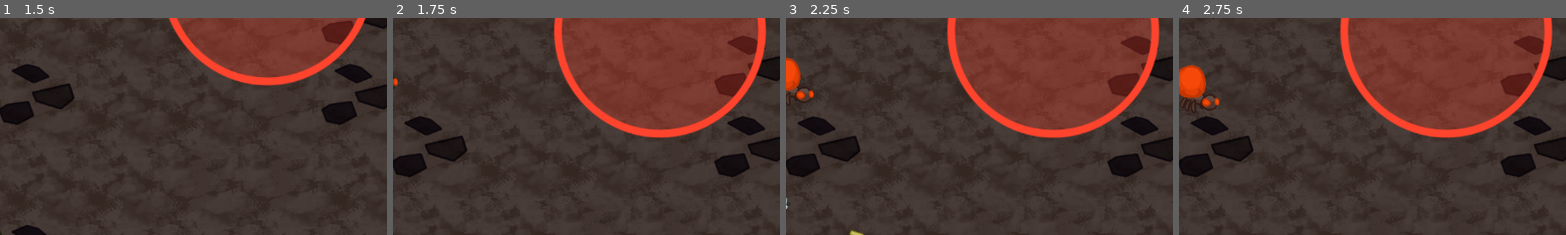
Above: before the commit, frames 1-4 (left to right).
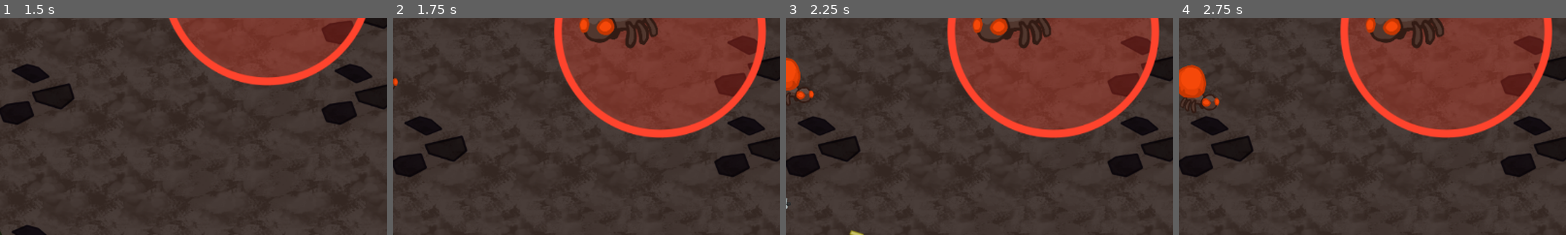
Above: after the commit, the same moments.

Repository: nuzcraft/gdfg-team-4
Game: Godot game, scene res://scenes/title.tscn
Same seed, same stepped clock (60 frames per second), same inputs: the game is played once before the commit and once after it.
Inputs (mouse positions are % of the whole screen's width and height, from its top left):
- Up to frame 1 (1.5 s): click "Play" at 0.5 s; tap Enter at 1.25 s; move the mouse to (45, 70) at 1.27 s; hold W (up) from 1.28 s (still down); tap Space (primaryAction) at 1.35 s; click (45, 70) at 1.42 s
- Up to frame 2 (1.75 s): keep holding W (up)
- Up to frame 3 (2.25 s): release W (up) at 2 s; drag from (80, 65) to (85, 3) at 2.02 s
- Up to frame 4 (2.75 s): no input
The pictures show only the part of the screen within x 50-100%, y 0-50%; the shares and areas given below are measured in that part.

Frame 1 is identical in both runs. In frame 2, 2.0% of the frame differs, in the area x 48-69%, y 0-15%; in frame 3, 2.0%; in frame 4, 2.0%.

Commit message:
splitting enemy (#47)
* adds splitting component to level1 with starting lava_ant

* adds spliting_enemy scene and script

* finishes splitting enemy

* moves SplittingEnemy to child of Enemies and some other changes

* moves projectile script into /scenes

* updates projectile scene script path

* refactors projectile.weapon property to use WeaponData class

* deletes unneeded signal connect

Diff:
--- a/projectile.gd
+++ /dev/null
@@ -1,30 +0,0 @@
-extends Area2D
-class_name Projectile
-
-var weapon: Weapon
-var ttl := 0.0
-var direction: Vector2
-
-var projectile: Texture2D
-var collision_shape: Shape2D
-
-func _ready():
-	rotate(direction.angle())
-
-	ttl = weapon.total_ttl
-	$Sprite.texture = weapon.get_node("ProjectileType/Sprite2D").texture
-	$CollisionShape.shape = weapon.get_node("ProjectileType/CollisionShape2D").shape
-
-func _physics_process(delta):
-	ttl = ttl - delta
-	if ttl <= 0.0 or !is_inside_tree():
-		queue_free()
-	else:
-		var speed_factor := weapon.speed_curve.sample_baked(ttl/weapon.total_ttl) * weapon.speed
-		position = position + speed_factor * delta * direction
-		$Sprite.modulate = Color(1,1,1,sqrt(ttl/weapon.total_ttl))
-
-func _on_body_entered(body):
-	if body.has_method("hit"):
-		body.hit(weapon.damage)
-	queue_free()
--- /dev/null
+++ b/scenes/enemies/splitting_enemy.gd
@@ -0,0 +1,51 @@
+extends Node
+class_name Splitting
+
+@export var split_scale_factor: float = 0.5
+@export var smallest_scale: float = 0.5
+@export var spawn_offset: float = 20.0
+
+var tracked_enemies: Array[CharacterBody2D] = []
+var level_node: Node2D
+
+func _ready() -> void:
+	level_node = get_parent().get_parent() #since child of Enemies node
+	for enemy in get_children():
+		tracked_enemies.append(enemy)
+		enemy.tree_exiting.connect(_on_enemy_exiting.bind(enemy))
+
+func _process(delta: float) -> void:
+	if get_children().size() == 0:
+		queue_free()
+
+func _on_enemy_exiting(enemy: CharacterBody2D):
+	tracked_enemies.erase(enemy)
+	_spawn_smaller_enemies(enemy)
+
+func _spawn_smaller_enemies(old_enemy: CharacterBody2D) -> void:
+	if old_enemy.scaling <= smallest_scale:
+		return
+	else:
+		var new_enemy_scene := load(old_enemy.get_scene_file_path())
+		for i in range(2):
+			var new_enemy = new_enemy_scene.instantiate()
+			# set spawn position
+			var use_spawn_offset: float
+			if i == 0:
+				use_spawn_offset = spawn_offset
+			else:
+				use_spawn_offset = -spawn_offset
+			use_spawn_offset *= old_enemy.scaling
+			new_enemy.position.y = old_enemy.position.y
+			new_enemy.position.x = old_enemy.position.x + use_spawn_offset
+			# set scaling
+			new_enemy.scaling = old_enemy.scaling * split_scale_factor
+			# set target
+			new_enemy.target = old_enemy.target
+			# create enemy
+			add_child.call_deferred(new_enemy)
+			new_enemy.tree_exiting.connect(_on_enemy_exiting.bind(new_enemy))
+			tracked_enemies.append(new_enemy)
+			#connect aoe signals
+			if new_enemy.has_signal("lava_aoe"):
+				new_enemy.connect("lava_aoe", Callable(level_node, "_on_lava_ant_lava_aoe"))
--- /dev/null
+++ b/scenes/enemies/splitting_enemy.tscn
@@ -0,0 +1,6 @@
+[gd_scene load_steps=2 format=3 uid="uid://0tmqep1h7h4g"]
+
+[ext_resource type="Script" uid="uid://ux7yuhneeen0" path="res://scenes/enemies/splitting_enemy.gd" id="1_hx6p1"]
+
+[node name="SplittingEnemy" type="Node"]
+script = ExtResource("1_hx6p1")
--- a/scenes/levels/level.gd
+++ b/scenes/levels/level.gd
@@ -12,6 +12,11 @@
 		if enemy is LavaAnt:
 			enemy.target = $Hero
 			enemy.connect("lava_aoe", _on_lava_ant_lava_aoe)
+		if enemy is Splitting:
+			for splitting_enemy in enemy.get_children():
+				splitting_enemy.target = $Hero
+				if splitting_enemy is LavaAnt:
+					splitting_enemy.connect("lava_aoe", _on_lava_ant_lava_aoe)
 	Globals.player_health = 100
 	Globals.player_max_health = 100
 	Globals.player_armor = 0
@@ -53,11 +58,14 @@
 			if num == file_num:
 				var next_level := "res://scenes/levels/level" + str(num + 1) + ".tscn"
 				print("Switching to: ", next_level)
-				get_tree().change_scene_to_file(next_level)
+				call_deferred('_change_scene_safe', next_level)
 			else:
 				push_error("Level name does not match file name")
 		else:
 			print("Game over")
-			get_tree().change_scene_to_file('res://scenes/title.tscn')
+			call_deferred('_change_scene_safe', 'res://scenes/title.tscn')
 	else:
 		push_error("Level name didn't match expected pattern.")
+
+func _change_scene_safe(scene_path: String):
+	get_tree().change_scene_to_file(scene_path)
--- a/scenes/levels/level1.tscn
+++ b/scenes/levels/level1.tscn
@@ -1,9 +1,10 @@
-[gd_scene load_steps=6 format=4 uid="uid://ceoxogknad0np"]
+[gd_scene load_steps=7 format=4 uid="uid://ceoxogknad0np"]
 
 [ext_resource type="Script" uid="uid://dv6gx6xpgvqa8" path="res://scenes/levels/level.gd" id="1_dywbp"]
 [ext_resource type="TileSet" uid="uid://d25t2rrj02qel" path="res://resources/dark_rock_tile_set.res" id="2_6sh32"]
 [ext_resource type="PackedScene" uid="uid://c0obualjs4wyq" path="res://scenes/aoes/lava_aoe.tscn" id="3_ejswk"]
 [ext_resource type="PackedScene" uid="uid://d1mr1jwoop6vc" path="res://scenes/enemies/lava_ant.tscn" id="4_bbk5w"]
+[ext_resource type="PackedScene" uid="uid://0tmqep1h7h4g" path="res://scenes/enemies/splitting_enemy.tscn" id="5_1seuy"]
 [ext_resource type="PackedScene" uid="uid://qxbajo21gg4j" path="res://scenes/hero.tscn" id="5_conm7"]
 
 [node name="Level1" type="Node2D"]
@@ -55,6 +56,13 @@
 target = NodePath("../../Hero")
 scaling = 0.75
 
+[node name="SplittingEnemy" parent="Enemies" instance=ExtResource("5_1seuy")]
+
+[node name="LavaAnt" parent="Enemies/SplittingEnemy" node_paths=PackedStringArray("target") instance=ExtResource("4_bbk5w")]
+position = Vector2(500, -500)
+target = NodePath("../../../Hero")
+scaling = 2.0
+
 [node name="Hero" parent="." instance=ExtResource("5_conm7")]
 position = Vector2(-42, 96)
 collision_mask = 14
--- /dev/null
+++ b/scenes/projectile.gd
@@ -0,0 +1,33 @@
+extends Area2D
+class_name Projectile
+
+var weapon: WeaponData
+var ttl := 0.0
+var direction: Vector2
+
+var projectile: Texture2D
+var collision_shape: Shape2D
+
+func _ready():
+	rotate(direction.angle())
+
+	ttl = weapon.total_ttl
+	$Sprite.texture = weapon.projectile_texture
+	$CollisionShape.shape = weapon.projectile_shape
+
+func _physics_process(delta):
+	if !is_inside_tree():
+		queue_free()
+	else:
+		ttl = ttl - delta
+		if ttl <= 0.0:
+			queue_free()
+		else:
+			var speed_factor := weapon.speed_curve.sample_baked(ttl/weapon.total_ttl) * weapon.speed
+			position = position + speed_factor * delta * direction
+			$Sprite.modulate = Color(1,1,1,sqrt(ttl/weapon.total_ttl))
+
+func _on_body_entered(body):
+	if body.has_method("hit"):
+		body.hit(weapon.damage)
+	queue_free()
--- a/scenes/projectile.tscn
+++ b/scenes/projectile.tscn
@@ -1,6 +1,6 @@
 [gd_scene load_steps=2 format=3 uid="uid://c3cv7ekkisr3s"]
 
-[ext_resource type="Script" uid="uid://egxp03jgxp5d" path="res://projectile.gd" id="1_q3m7n"]
+[ext_resource type="Script" uid="uid://ct35k47rjnkk0" path="res://scenes/projectile.gd" id="1_q3m7n"]
 
 [node name="Projectile" type="Area2D"]
 collision_layer = 8
--- a/scripts/weapon.gd
+++ b/scripts/weapon.gd
@@ -26,9 +26,21 @@
 	var projectile = projectile_scene.instantiate()
 	projectile.position = $NozzleOffset.global_position
 	projectile.direction = direction
-	projectile.weapon = self
+
+	projectile.weapon = _create_weapon_data()
 	get_tree().get_root().add_child(projectile)
 
 	in_cooldown = true
 	await get_tree().create_timer(cooldown).timeout
 	in_cooldown = false
+
+func _create_weapon_data() -> WeaponData:
+	var weapon_data = WeaponData.new()
+	weapon_data.speed_curve = speed_curve
+	weapon_data.speed = speed
+	weapon_data.total_ttl = total_ttl
+	weapon_data.cooldown = cooldown
+	weapon_data.damage = damage
+	weapon_data.projectile_texture = get_node("ProjectileType/Sprite2D").texture
+	weapon_data.projectile_shape = get_node("ProjectileType/CollisionShape2D").shape
+	return weapon_data
--- /dev/null
+++ b/scripts/weapon_data.gd
@@ -0,0 +1,10 @@
+extends Resource
+class_name WeaponData
+
+var speed_curve : Curve
+var speed : float
+var total_ttl : float
+var cooldown : float
+var damage: int
+var projectile_texture: Texture2D
+var projectile_shape: Shape2D
Not shown, removed: projectile.gd.uid
Not shown, added: scenes/enemies/splitting_enemy.gd.uid
Not shown, added: scenes/projectile.gd.uid
Not shown, added: scripts/weapon_data.gd.uid
